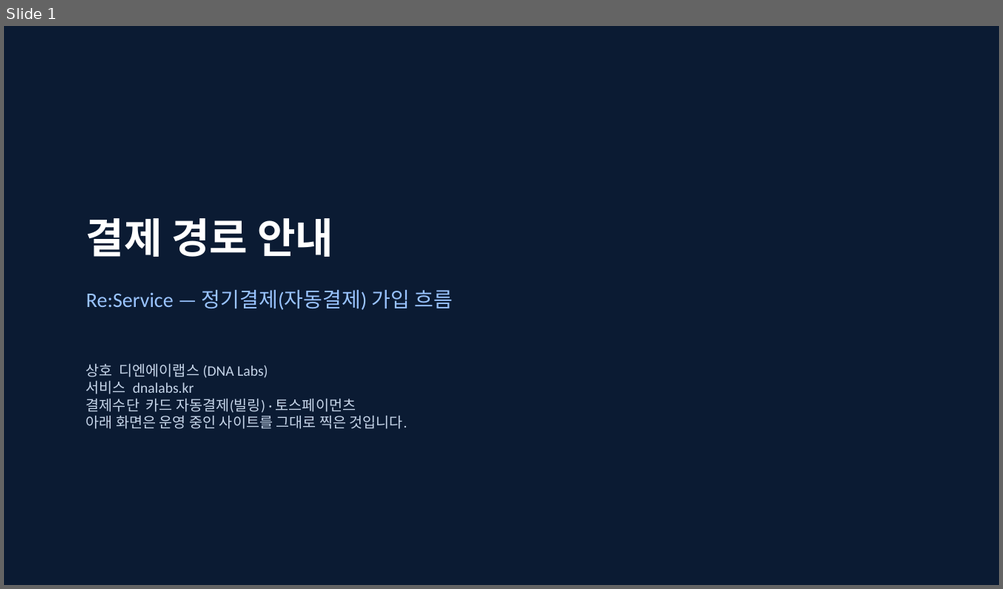
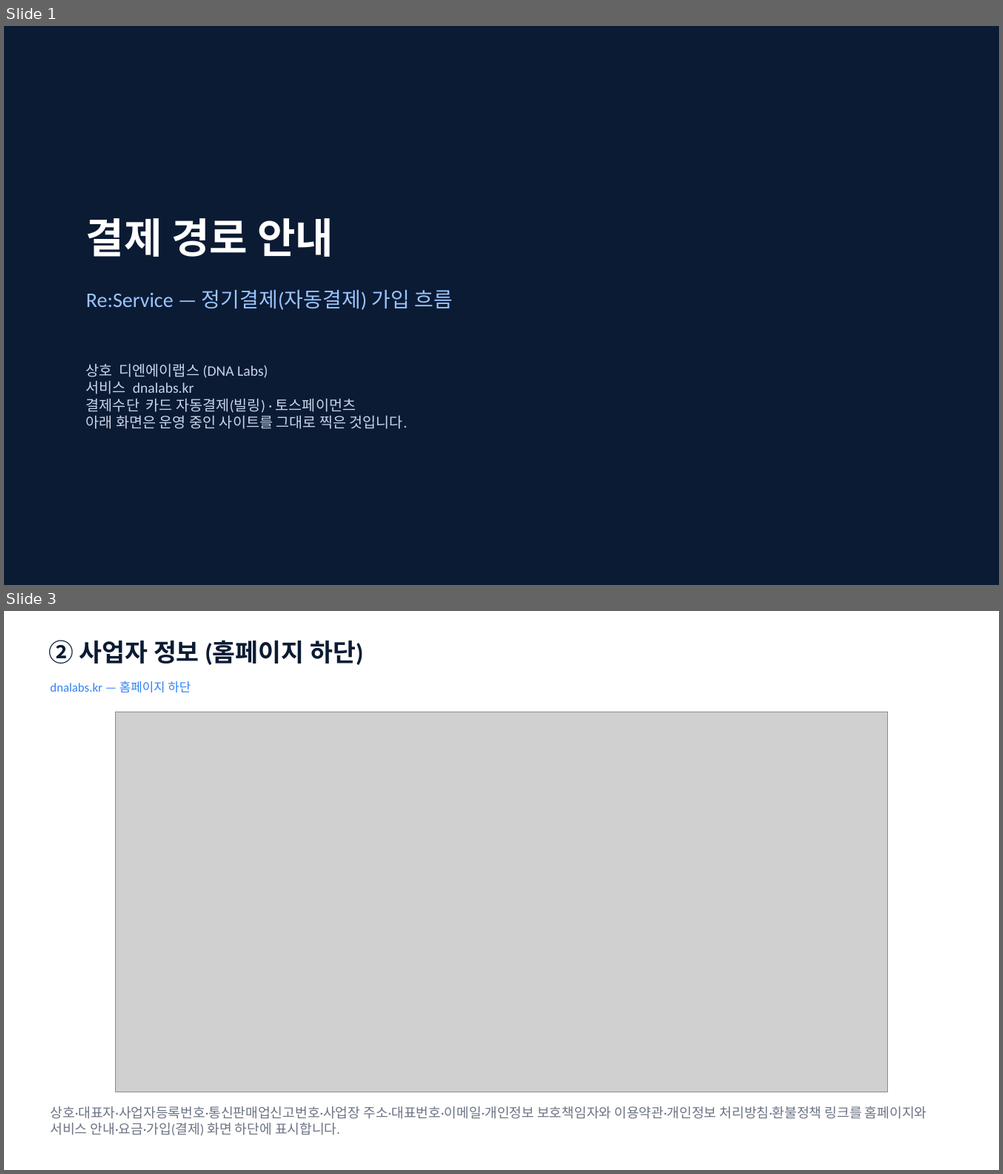
Before and after one commit to MotoDNA/network-dna, a slide deck: 토스페이먼츠_결제경로.pptx. Shown one above the other, each under a label of ours: slide 1 before the commit, slides 1 and 3 after it; the slides between them are not shown. The pictures are 1003x589 and 1003x1174 pixels, drawn with LibreOffice and Linux fonts; fonts in the diff are those of the drawing; grey boxes stand for pictures. Boxes give left, top, right and bottom in pixels: in the first picture for what was removed or moved away, otherwise in the second. Text is boxed around its words. In the diff, an @@ line names an element or a change of style, - is before the commit and + after.

```diff
--- a/토스페이먼츠_결제경로.pptx
+++ b/토스페이먼츠_결제경로.pptx
@@ slide 3 added at [4,611,999,1170], background #FFFFFF @@
@@ text added at [48,640,363,665], 24 pt, text #0B1B33, bold @@
+② 사업자 정보 (홈페이지 하단)
@@ text added at [50,681,190,693], 12 pt, text #3182F6 @@
+dnalabs.kr — 홈페이지 하단
@@ picture added at [115,712,888,1092] @@
@@ text added at [50,1106,927,1136], 13 pt, text #6B7484 @@
+상호·대표자·사업자등록번호·통신판매업신고번호·사업장 주소·대표번호·이메일·개인정보 보호책임자와 이용약관·개인정보 처리방침·환불정책 링크를 홈페이지와 서비스 안내·요금·가입(결제) 화면 하단에 표시합니다.
```
Also in this commit, not shown: 5 slides changed, 1 other slide added.
